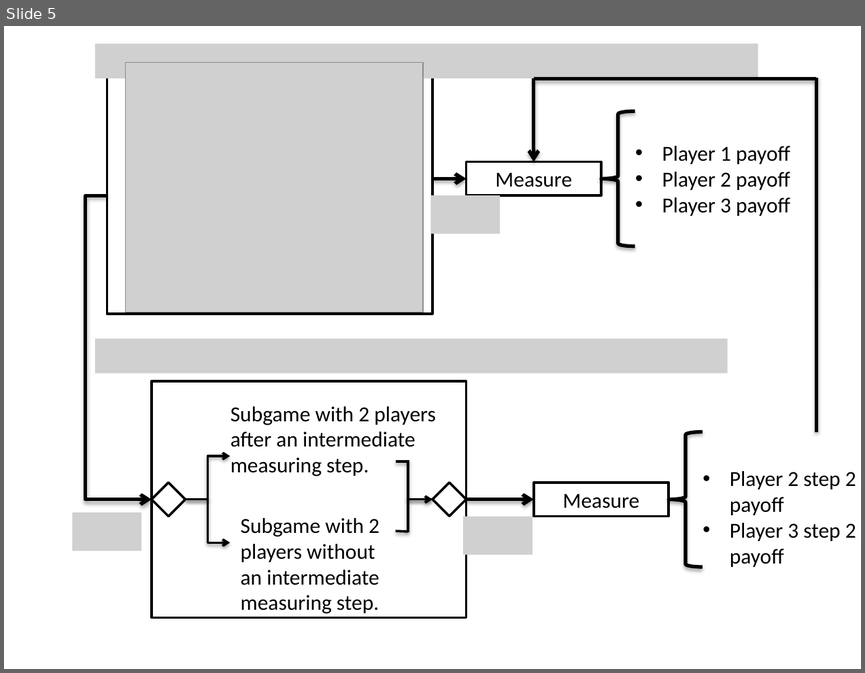
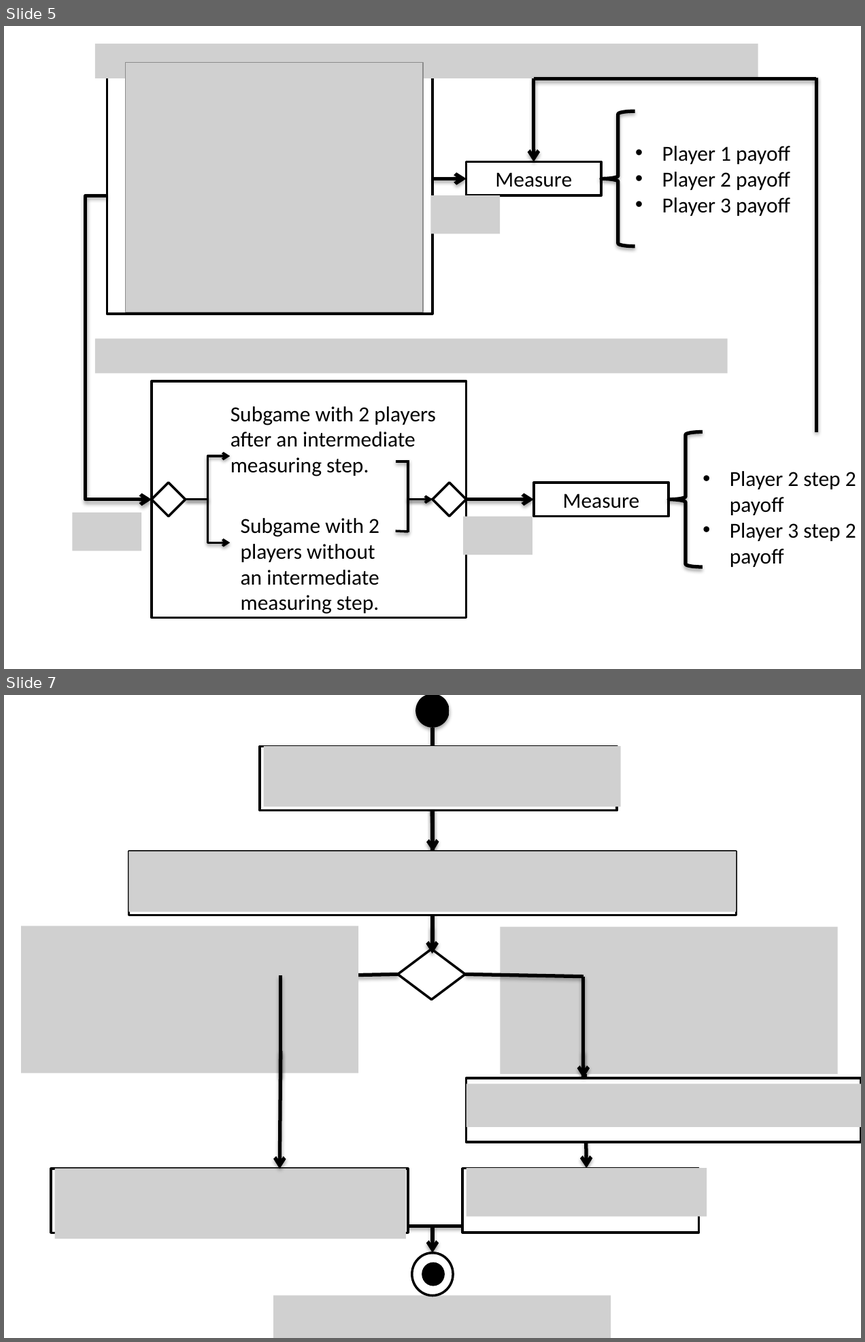
Before and after one commit to Delanir/QuantumPirates, a slide deck: esquema.pptx. Shown one above the other, each under a label of ours: slide 5 before the commit, slides 5 and 7 after it; the slides between them are not shown. The pictures are 865x673 and 865x1342 pixels, drawn with LibreOffice and Linux fonts; fonts in the diff are those of the drawing; grey boxes stand for pictures. Boxes give left, top, right and bottom in pixels: in the first picture for what was removed or moved away, otherwise in the second. Text is boxed around its words. In the diff, an @@ line names an element or a change of style, - is before the commit and + after.

```diff
--- a/esquema.pptx
+++ b/esquema.pptx
@@ slide 7 added at (x1=4, y1=695, x2=861, y2=1338), background #FFFFFF @@
@@ ellipse added at (x1=415, y1=695, x2=449, y2=728), fill #000000 @@
@@ line added from (432, 728) to (432, 949), #000000 3 pt @@
@@ rectangle added at (x1=259, y1=747, x2=617, y2=811), fill #FFFFFF, outline #000000 2 pt @@
@@ picture added at (x1=264, y1=747, x2=621, y2=807) @@
@@ arrow added from (432, 794) to (433, 852), #000000 3 pt @@
@@ rectangle added at (x1=129, y1=851, x2=736, y2=915), fill #FFFFFF, outline #000000 2 pt @@
@@ picture added at (x1=129, y1=851, x2=736, y2=912) @@
@@ picture added at (x1=21, y1=926, x2=359, y2=1073) @@
@@ arrow added from (432, 926) to (432, 954), #000000 3 pt @@
@@ picture added at (x1=500, y1=926, x2=838, y2=1074) @@
@@ diamond added at (x1=398, y1=949, x2=466, y2=999), fill #FFFFFF, outline #000000 2 pt @@
@@ line added from (398, 974) to (280, 976), #000000 3 pt @@
@@ line added from (281, 975) to (281, 1076), #000000 3 pt @@
@@ line added from (583, 976) to (465, 974), #000000 3 pt @@
@@ arrow added from (583, 976) to (587, 1168), #000000 3 pt @@
@@ line added from (583, 976) to (583, 1077), #000000 3 pt @@
@@ arrow added from (281, 1051) to (280, 1169), #000000 3 pt @@
@@ arrow added from (583, 1051) to (583, 1078), #000000 3 pt @@
@@ rectangle added at (x1=466, y1=1078, x2=861, y2=1142), fill #FFFFFF, outline #000000 2 pt @@
@@ picture added at (x1=466, y1=1083, x2=861, y2=1126) @@
@@ rectangle added at (x1=51, y1=1169, x2=409, y2=1233), fill #FFFFFF, outline #000000 2 pt @@
@@ picture added at (x1=54, y1=1168, x2=406, y2=1238) @@
@@ rectangle added at (x1=462, y1=1168, x2=699, y2=1232), fill #FFFFFF, outline #000000 2 pt @@
@@ picture added at (x1=466, y1=1168, x2=706, y2=1217) @@
@@ line added from (407, 1225) to (465, 1225), #000000 3 pt @@
@@ arrow added from (432, 1225) to (432, 1253), #000000 3 pt @@
@@ ellipse added at (x1=412, y1=1253, x2=453, y2=1295), fill #FFFFFF, outline #000000 2 pt @@
@@ ellipse added at (x1=423, y1=1263, x2=443, y2=1285), fill #000000, outline #000000 2 pt @@
@@ picture added at (x1=273, y1=1295, x2=611, y2=1338) @@
```
Also in this commit, not shown: 1 other slide added, 17 other files.
